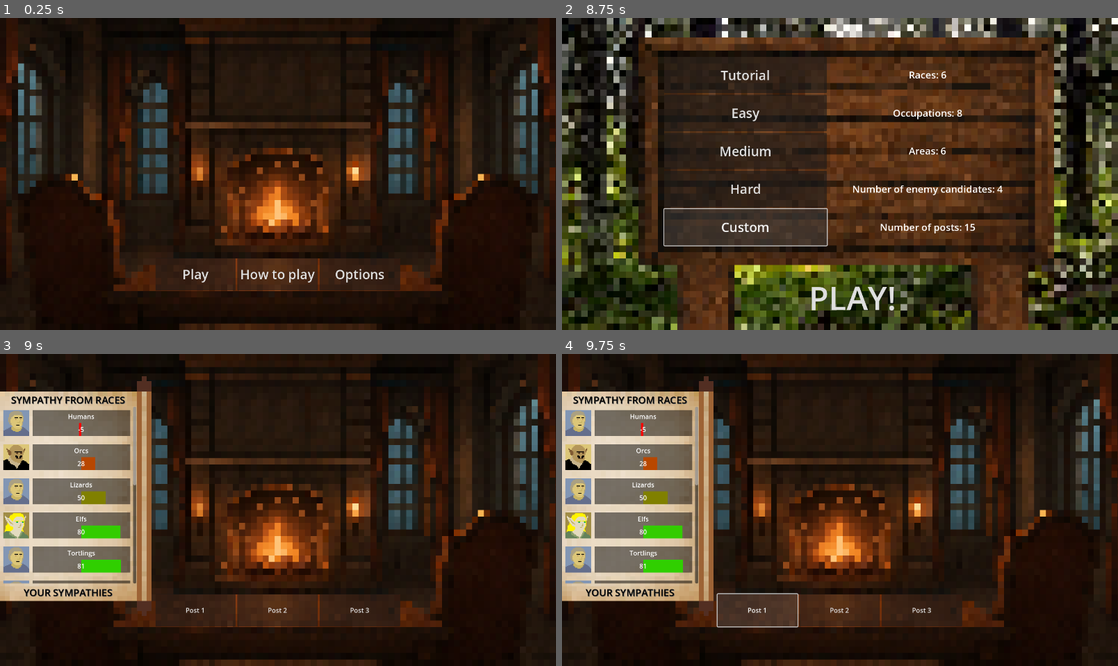
Above: before the commit, frames 1-4 (two rows, left to right).
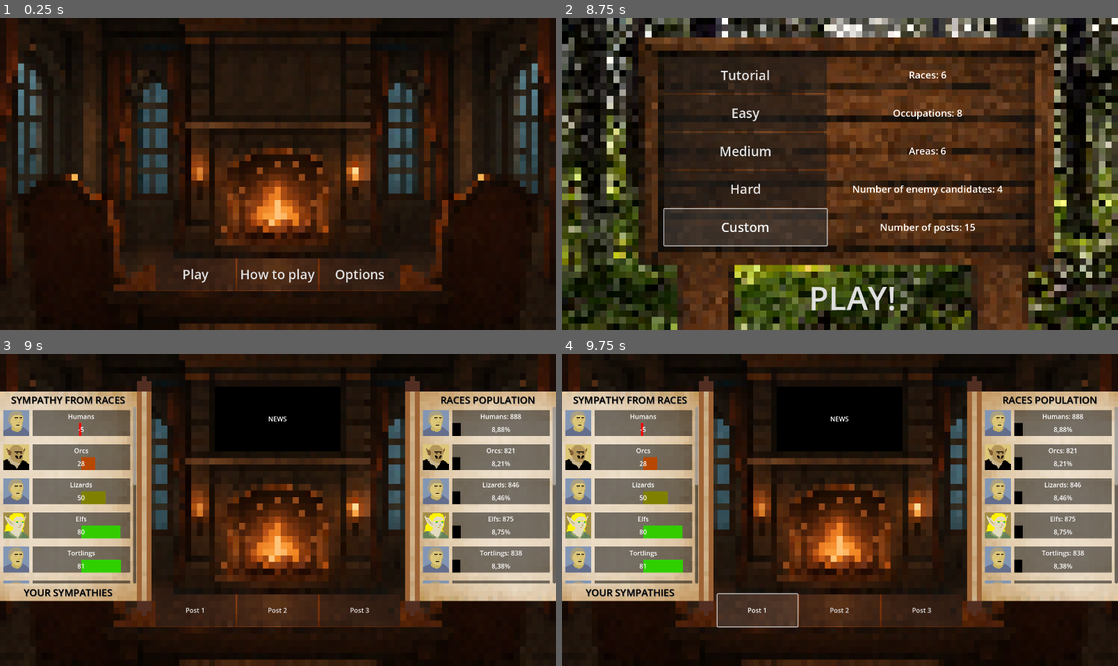
Above: after the commit, the same moments.

Repository: KonradKamilChwalowski/crowd-control-prot-1
Game: Godot game, scene res://Stages/MenuStage/menu_stage.tscn
The game is run twice, just before and just after one commit, with the same random seed, the same clock (stepped at 60 frames per second) and the same inputs.
Inputs:
- Up to frame 1 (0.25 s): no input
- Up to frame 2 (8.75 s): click "Play" at 0.5 s; click "PLAY!" at 1.25 s; click "PLAY!" at 2 s; click "Easy" at 2.75 s; click "Easy" at 3.5 s; click "Medium" at 4.25 s; click "Hard" at 5 s; click "Custom" at 5.75 s; click "Medium" at 6.5 s; click "Hard" at 7.25 s; click "Custom" at 8 s
- Up to frame 3 (9 s): click "PLAY!" at 8.75 s
- Up to frame 4 (9.75 s): click "Post 1" at 9.5 s

Frames 1-2 are identical in both runs. In frame 3, 23% of the frame differs, in the area x 38-100%, y 7-84%; in frame 4, 23%.

Commit message:
Add population scroll

Diff:
--- a/Entities/support_bar/support_bar.gd
+++ b/Entities/support_bar/support_bar.gd
@@ -29,3 +29,16 @@
 	support_bar.scale.x = support_percent
 	support_bar.position.x = 200
 	bar_label.text = str(int(support_percent * 100))
+
+func update_population(group_population: int):
+	if group_population < 0:
+		group_population = 0
+	if group_population > 10000:
+		group_population = 10000
+
+	var population_percent: float = float(group_population)/10000.0
+	support_bar.color = Color(0,0,0,1)
+	support_bar.scale.x = population_percent * 2
+	support_bar.position.x = 80
+	bar_label.text = str(int(population_percent * 100)) + "," + str(int(population_percent * 10000)%100) + "%"
+	name_label.text += ": " + str(group_population)
--- a/Stages/GameStage/game_stage.gd
+++ b/Stages/GameStage/game_stage.gd
@@ -1,69 +1,128 @@
 extends Node2D
 
 @onready var population_manager: Node2D = $PopulationManager
-@onready var support_label: Label = $Background/SupportTable/SupportLabel
-@onready var candidate_label: Label = $Background/SupportTable/CandidateLabel
-@onready var races_container: ScrollContainer = $Background/SupportTable/RacesScrollContainer
-@onready var works_container: ScrollContainer = $Background/SupportTable/WorksScrollContainer
-@onready var areas_container: ScrollContainer = $Background/SupportTable/AreasScrollContainer
+
+@onready var supp_group_label: Label = $Background/SupportScroll/SupportLabel
+@onready var supp_candidate_label: Label = $Background/SupportScroll/CandidateLabel
+@onready var supp_races_container: ScrollContainer = $Background/SupportScroll/RacesScrollContainer
+@onready var supp_works_container: ScrollContainer = $Background/SupportScroll/WorksScrollContainer
+@onready var supp_areas_container: ScrollContainer = $Background/SupportScroll/AreasScrollContainer
+
+@onready var population_group_label: Label = $Background/PopulationScroll/PopulationLabel
+@onready var population_races_container: ScrollContainer = $Background/PopulationScroll/RacesScrollContainer
+@onready var population_works_container: ScrollContainer = $Background/PopulationScroll/WorksScrollContainer
+@onready var population_areas_container: ScrollContainer = $Background/PopulationScroll/AreasScrollContainer
+
 @onready var support_bar := load("res://Entities/support_bar/support_bar.tscn")
 
-var support_counter: int = -1
+var supp_group_counter: int = -1
 var candidate_counter: int = -1
+var population_group_counter: int = -1
 
 func _ready() -> void:
 	instantiate_support_bars()
+	instantiate_population_bars()
 	_on_supp_switch_button_pressed()
 	_on_cand_switch_button_pressed()
+	_on_group_switch_button_pressed()
+	#new round
 
 
 func instantiate_support_bars() -> void:
 	for race_counter in game_manager.difficulty_settings[game_manager.difficulty_index][0]:
 		var t_bar = support_bar.instantiate()
-		races_container.get_child(0).add_child(t_bar)
+		supp_races_container.get_child(0).add_child(t_bar)
 		t_bar.name_bar(population_manager.groups["RG"][race_counter]["name_eng"])
 		t_bar.change_icon(population_manager.groups["RG"][race_counter]["id"])
 	for work_counter in game_manager.difficulty_settings[game_manager.difficulty_index][1]:
 		var t_bar = support_bar.instantiate()
-		works_container.get_child(0).add_child(t_bar)
+		supp_works_container.get_child(0).add_child(t_bar)
 		t_bar.name_bar(population_manager.groups["WG"][work_counter]["name_eng"])
 		t_bar.change_icon(population_manager.groups["WG"][work_counter]["id"])
 	for area_counter in game_manager.difficulty_settings[game_manager.difficulty_index][2]:
 		var t_bar = support_bar.instantiate()
-		areas_container.get_child(0).add_child(t_bar)
+		supp_areas_container.get_child(0).add_child(t_bar)
 		t_bar.name_bar(population_manager.groups["AG"][area_counter]["name_eng"])
 		t_bar.change_icon(population_manager.groups["AG"][area_counter]["id"])
 
+func instantiate_population_bars() -> void:
+	for race_counter in game_manager.difficulty_settings[game_manager.difficulty_index][0]:
+		var t_bar = support_bar.instantiate()
+		population_races_container.get_child(0).add_child(t_bar)
+		t_bar.name_bar(population_manager.groups["RG"][race_counter]["name_eng"])
+		t_bar.change_icon(population_manager.groups["RG"][race_counter]["id"])
+	for work_counter in game_manager.difficulty_settings[game_manager.difficulty_index][1]:
+		var t_bar = support_bar.instantiate()
+		population_works_container.get_child(0).add_child(t_bar)
+		t_bar.name_bar(population_manager.groups["WG"][work_counter]["name_eng"])
+		t_bar.change_icon(population_manager.groups["WG"][work_counter]["id"])
+	for area_counter in game_manager.difficulty_settings[game_manager.difficulty_index][2]:
+		var t_bar = support_bar.instantiate()
+		population_areas_container.get_child(0).add_child(t_bar)
+		t_bar.name_bar(population_manager.groups["AG"][area_counter]["name_eng"])
+		t_bar.change_icon(population_manager.groups["AG"][area_counter]["id"])
+	update_population()
+
 func update_support(candidate_index) -> void:
-	var race_bars_array: Array = races_container.get_child(0).get_children()
-	for race_bar_index in races_container.get_child(0).get_children().size():
+	var race_bars_array: Array = supp_races_container.get_child(0).get_children()
+	for race_bar_index in supp_races_container.get_child(0).get_children().size():
 		race_bars_array[race_bar_index].update_support(population_manager.candidates[candidate_index][0][race_bar_index])
 
-	var work_bars_array: Array = works_container.get_child(0).get_children()
-	for work_bar_index in works_container.get_child(0).get_children().size():
+	var work_bars_array: Array = supp_works_container.get_child(0).get_children()
+	for work_bar_index in supp_works_container.get_child(0).get_children().size():
 		work_bars_array[work_bar_index].update_support(population_manager.candidates[candidate_index][1][work_bar_index])
 
-	var area_bars_array: Array = areas_container.get_child(0).get_children()
-	for area_bar_index in areas_container.get_child(0).get_children().size():
+	var area_bars_array: Array = supp_areas_container.get_child(0).get_children()
+	for area_bar_index in supp_areas_container.get_child(0).get_children().size():
 		area_bars_array[area_bar_index].update_support(population_manager.candidates[candidate_index][2][area_bar_index])
 
+func update_population() -> void:
+	var race_bars_array: Array = population_races_container.get_child(0).get_children()
+	for race_bar_index in population_races_container.get_child(0).get_children().size():
+		race_bars_array[race_bar_index].update_population(population_manager.groups_population[0][race_bar_index])
+	var work_bars_array: Array = population_works_container.get_child(0).get_children()
+	for work_bar_index in supp_works_container.get_child(0).get_children().size():
+		work_bars_array[work_bar_index].update_population(population_manager.groups_population[1][work_bar_index])
+	var area_bars_array: Array = population_areas_container.get_child(0).get_children()
+	for area_bar_index in supp_areas_container.get_child(0).get_children().size():
+		area_bars_array[area_bar_index].update_population(population_manager.groups_population[2][area_bar_index])
+
 func _on_supp_switch_button_pressed() -> void:
-	support_counter += 1
-	if (support_counter % 3) == 0:
-		support_label.text = "Sympathy from races"
-		races_container.visible = true
-		works_container.visible = false
-		areas_container.visible = false
-	if (support_counter % 3) == 1:
-		support_label.text = "Sympathy from workers"
-		races_container.visible = false
-		works_container.visible = true
-		areas_container.visible = false
-	if (support_counter % 3) == 2:
-		support_label.text = "Sympathy from areas"
-		races_container.visible = false
-		works_container.visible = false
-		areas_container.visible = true
+	supp_group_counter += 1
+	if (supp_group_counter % 3) == 0:
+		supp_group_label.text = "Sympathy from races"
+		supp_races_container.visible = true
+		supp_works_container.visible = false
+		supp_areas_container.visible = false
+	if (supp_group_counter % 3) == 1:
+		supp_group_label.text = "Sympathy from workers"
+		supp_races_container.visible = false
+		supp_works_container.visible = true
+		supp_areas_container.visible = false
+	if (supp_group_counter % 3) == 2:
+		supp_group_label.text = "Sympathy from areas"
+		supp_races_container.visible = false
+		supp_works_container.visible = false
+		supp_areas_container.visible = true
+
+
+func _on_group_switch_button_pressed() -> void:
+	population_group_counter += 1
+	if (population_group_counter % 3) == 0:
+		population_group_label.text = "Races population"
+		population_races_container.visible = true
+		population_works_container.visible = false
+		population_areas_container.visible = false
+	if (population_group_counter % 3) == 1:
+		population_group_label.text = "Workers population"
+		population_races_container.visible = false
+		population_works_container.visible = true
+		population_areas_container.visible = false
+	if (population_group_counter % 3) == 2:
+		population_group_label.text = "Areas population"
+		population_races_container.visible = false
+		population_works_container.visible = false
+		population_areas_container.visible = true
 
 
 func _on_cand_switch_button_pressed() -> void:
@@ -71,6 +130,6 @@
 	update_support(candidate_counter % population_manager.candidates.size())
 	var candidate_index = candidate_counter % population_manager.candidates.size()
 	if (candidate_index) == 0:
-		candidate_label.text = "Your sympathies"
+		supp_candidate_label.text = "Your sympathies"
 	else:
-		candidate_label.text = "Sympathies of enemy " + str(candidate_index)
+		supp_candidate_label.text = "Sympathies of enemy " + str(candidate_index)
--- a/Stages/GameStage/game_stage.tscn
+++ b/Stages/GameStage/game_stage.tscn
@@ -1,9 +1,10 @@
-[gd_scene load_steps=5 format=3 uid="uid://5cr86765w11w"]
+[gd_scene load_steps=6 format=3 uid="uid://5cr86765w11w"]
 
 [ext_resource type="Texture2D" uid="uid://dhq4jmn56dxfq" path="res://Stages/GameStage/game_stage_background.png" id="1_fmqpx"]
 [ext_resource type="Script" uid="uid://sg5pu8j6khsx" path="res://Stages/GameStage/game_stage.gd" id="1_ggcax"]
 [ext_resource type="PackedScene" uid="uid://d317u2y08x6t6" path="res://Utilities/Population/population_manager.tscn" id="2_5w2tj"]
-[ext_resource type="Texture2D" uid="uid://cjbdqkvg8hfkq" path="res://Stages/GameStage/one_sided_scroll.png" id="2_j7o1g"]
+[ext_resource type="Texture2D" uid="uid://cjbdqkvg8hfkq" path="res://Stages/GameStage/one_sided_scroll_left.png" id="2_j7o1g"]
+[ext_resource type="Texture2D" uid="uid://drmat0k14vhyy" path="res://Stages/GameStage/one_sided_scroll_right.png" id="5_5w2tj"]
 
 [node name="GameStage" type="Node2D"]
 script = ExtResource("1_ggcax")
@@ -15,6 +16,182 @@
 offset_right = 40.0
 offset_bottom = 40.0
 texture = ExtResource("1_fmqpx")
+
+[node name="TVScreen" type="ColorRect" parent="Background"]
+custom_minimum_size = Vector2(309, 160)
+layout_mode = 0
+offset_left = 528.0
+offset_top = 80.0
+offset_right = 837.0
+offset_bottom = 240.0
+color = Color(0, 0, 0, 1)
+
+[node name="TVLabel" type="Label" parent="Background/TVScreen"]
+layout_mode = 1
+anchors_preset = 15
+anchor_right = 1.0
+anchor_bottom = 1.0
+grow_horizontal = 2
+grow_vertical = 2
+theme_override_font_sizes/font_size = 16
+text = "News"
+horizontal_alignment = 1
+vertical_alignment = 1
+uppercase = true
+
+[node name="SupportScroll" type="TextureRect" parent="Background"]
+layout_mode = 0
+offset_top = 30.0
+offset_right = 384.0
+offset_bottom = 670.0
+texture = ExtResource("2_j7o1g")
+
+[node name="SupportLabel" type="Label" parent="Background/SupportScroll"]
+custom_minimum_size = Vector2(335, 42)
+layout_mode = 0
+offset_top = 62.0
+offset_right = 335.0
+offset_bottom = 104.0
+theme_override_colors/font_color = Color(0, 0, 0, 1)
+theme_override_colors/font_shadow_color = Color(0.392157, 0.392157, 0.392157, 1)
+theme_override_font_sizes/font_size = 24
+text = "Support"
+horizontal_alignment = 1
+vertical_alignment = 1
+uppercase = true
+
+[node name="SuppSwitchButton" type="Button" parent="Background/SupportScroll/SupportLabel"]
+layout_mode = 1
+anchors_preset = 15
+anchor_right = 1.0
+anchor_bottom = 1.0
+grow_horizontal = 2
+grow_vertical = 2
+flat = true
+
+[node name="RacesScrollContainer" type="ScrollContainer" parent="Background/SupportScroll"]
+custom_minimum_size = Vector2(335, 435)
+layout_mode = 0
+offset_top = 100.0
+offset_right = 335.0
+offset_bottom = 535.0
+
+[node name="VBoxContainer" type="VBoxContainer" parent="Background/SupportScroll/RacesScrollContainer"]
+custom_minimum_size = Vector2(335, 435)
+layout_mode = 2
+
+[node name="WorksScrollContainer" type="ScrollContainer" parent="Background/SupportScroll"]
+custom_minimum_size = Vector2(335, 435)
+layout_mode = 0
+offset_top = 100.0
+offset_right = 335.0
+offset_bottom = 535.0
+
+[node name="VBoxContainer" type="VBoxContainer" parent="Background/SupportScroll/WorksScrollContainer"]
+custom_minimum_size = Vector2(335, 435)
+layout_mode = 2
+
+[node name="AreasScrollContainer" type="ScrollContainer" parent="Background/SupportScroll"]
+custom_minimum_size = Vector2(335, 435)
+layout_mode = 0
+offset_top = 100.0
+offset_right = 335.0
+offset_bottom = 535.0
+
+[node name="VBoxContainer" type="VBoxContainer" parent="Background/SupportScroll/AreasScrollContainer"]
+custom_minimum_size = Vector2(335, 435)
+layout_mode = 2
+
+[node name="CandidateLabel" type="Label" parent="Background/SupportScroll"]
+custom_minimum_size = Vector2(335, 42)
+layout_mode = 0
+offset_top = 536.0
+offset_right = 335.0
+offset_bottom = 578.0
+theme_override_colors/font_color = Color(0, 0, 0, 1)
+theme_override_colors/font_shadow_color = Color(0.392157, 0.392157, 0.392157, 1)
+theme_override_font_sizes/font_size = 24
+text = "Candidate"
+horizontal_alignment = 1
+vertical_alignment = 1
+uppercase = true
+
+[node name="CandSwitchButton" type="Button" parent="Background/SupportScroll/CandidateLabel"]
+layout_mode = 1
+anchors_preset = 15
+anchor_right = 1.0
+anchor_bottom = 1.0
+grow_horizontal = 2
+grow_vertical = 2
+flat = true
+
+[node name="PopulationScroll" type="TextureRect" parent="Background"]
+layout_mode = 0
+offset_left = 983.0
+offset_top = 30.0
+offset_right = 1367.0
+offset_bottom = 670.0
+texture = ExtResource("5_5w2tj")
+
+[node name="PopulationLabel" type="Label" parent="Background/PopulationScroll"]
+custom_minimum_size = Vector2(335, 42)
+layout_mode = 0
+offset_left = 48.0
+offset_top = 62.0
+offset_right = 383.0
+offset_bottom = 104.0
+theme_override_colors/font_color = Color(0, 0, 0, 1)
+theme_override_colors/font_shadow_color = Color(0.392157, 0.392157, 0.392157, 1)
+theme_override_font_sizes/font_size = 24
+text = "Population"
+horizontal_alignment = 1
+vertical_alignment = 1
+uppercase = true
+
+[node name="GroupSwitchButton" type="Button" parent="Background/PopulationScroll/PopulationLabel"]
+layout_mode = 1
+anchors_preset = 15
+anchor_right = 1.0
+anchor_bottom = 1.0
+grow_horizontal = 2
+grow_vertical = 2
+flat = true
+
+[node name="RacesScrollContainer" type="ScrollContainer" parent="Background/PopulationScroll"]
+custom_minimum_size = Vector2(335, 435)
+layout_mode = 0
+offset_left = 48.0
+offset_top = 100.0
+offset_right = 383.0
+offset_bottom = 535.0
+
+[node name="VBoxContainer" type="VBoxContainer" parent="Background/PopulationScroll/RacesScrollContainer"]
+custom_minimum_size = Vector2(335, 435)
+layout_mode = 2
+
+[node name="WorksScrollContainer" type="ScrollContainer" parent="Background/PopulationScroll"]
+custom_minimum_size = Vector2(335, 435)
+layout_mode = 0
+offset_left = 48.0
+offset_top = 100.0
+offset_right = 383.0
+offset_bottom = 535.0
+
+[node name="VBoxContainer" type="VBoxContainer" parent="Background/PopulationScroll/WorksScrollContainer"]
+custom_minimum_size = Vector2(335, 435)
+layout_mode = 2
+
+[node name="AreasScrollContainer" type="ScrollContainer" parent="Background/PopulationScroll"]
+custom_minimum_size = Vector2(335, 435)
+layout_mode = 0
+offset_left = 48.0
+offset_top = 100.0
+offset_right = 383.0
+offset_bottom = 535.0
+
+[node name="VBoxContainer" type="VBoxContainer" parent="Background/PopulationScroll/AreasScrollContainer"]
+custom_minimum_size = Vector2(335, 435)
+layout_mode = 2
 
 [node name="VBoxContainer" type="HBoxContainer" parent="Background"]
 layout_mode = 1
@@ -41,89 +218,6 @@
 size_flags_horizontal = 3
 text = "Post 3"
 
-[node name="SupportTable" type="TextureRect" parent="Background"]
-layout_mode = 0
-offset_top = 30.0
-offset_right = 384.0
-offset_bottom = 670.0
-texture = ExtResource("2_j7o1g")
-
-[node name="SupportLabel" type="Label" parent="Background/SupportTable"]
-layout_mode = 0
-offset_top = 62.0
-offset_right = 335.0
-offset_bottom = 104.0
-theme_override_colors/font_color = Color(0, 0, 0, 1)
-theme_override_colors/font_shadow_color = Color(0.392157, 0.392157, 0.392157, 1)
-theme_override_font_sizes/font_size = 24
-text = "Support"
-horizontal_alignment = 1
-vertical_alignment = 1
-uppercase = true
-
-[node name="SuppSwitchButton" type="Button" parent="Background/SupportTable/SupportLabel"]
-layout_mode = 1
-anchors_preset = 15
-anchor_right = 1.0
-anchor_bottom = 1.0
-grow_horizontal = 2
-grow_vertical = 2
-flat = true
-
-[node name="RacesScrollContainer" type="ScrollContainer" parent="Background/SupportTable"]
-custom_minimum_size = Vector2(335, 435)
-layout_mode = 0
-offset_top = 100.0
-offset_right = 335.0
-offset_bottom = 535.0
-
-[node name="VBoxContainer" type="VBoxContainer" parent="Background/SupportTable/RacesScrollContainer"]
-custom_minimum_size = Vector2(335, 435)
-layout_mode = 2
-
-[node name="WorksScrollContainer" type="ScrollContainer" parent="Background/SupportTable"]
-custom_minimum_size = Vector2(335, 435)
-layout_mode = 0
-offset_top = 100.0
-offset_right = 335.0
-offset_bottom = 535.0
-
-[node name="VBoxContainer" type="VBoxContainer" parent="Background/SupportTable/WorksScrollContainer"]
-custom_minimum_size = Vector2(335, 435)
-layout_mode = 2
-
-[node name="AreasScrollContainer" type="ScrollContainer" parent="Background/SupportTable"]
-custom_minimum_size = Vector2(335, 435)
-layout_mode = 0
-offset_top = 100.0
-offset_right = 335.0
-offset_bottom = 535.0
-
-[node name="VBoxContainer" type="VBoxContainer" parent="Background/SupportTable/AreasScrollContainer"]
-custom_minimum_size = Vector2(335, 435)
-layout_mode = 2
-
-[node name="CandidateLabel" type="Label" parent="Background/SupportTable"]
-layout_mode = 0
-offset_top = 536.0
-offset_right = 335.0
-offset_bottom = 578.0
-theme_override_colors/font_color = Color(0, 0, 0, 1)
-theme_override_colors/font_shadow_color = Color(0.392157, 0.392157, 0.392157, 1)
-theme_override_font_sizes/font_size = 24
-text = "Candidate"
-horizontal_alignment = 1
-vertical_alignment = 1
-uppercase = true
-
-[node name="CandSwitchButton" type="Button" parent="Background/SupportTable/CandidateLabel"]
-layout_mode = 1
-anchors_preset = 15
-anchor_right = 1.0
-anchor_bottom = 1.0
-grow_horizontal = 2
-grow_vertical = 2
-flat = true
-
-[connection signal="pressed" from="Background/SupportTable/SupportLabel/SuppSwitchButton" to="." method="_on_supp_switch_button_pressed"]
-[connection signal="pressed" from="Background/SupportTable/CandidateLabel/CandSwitchButton" to="." method="_on_cand_switch_button_pressed"]
+[connection signal="pressed" from="Background/SupportScroll/SupportLabel/SuppSwitchButton" to="." method="_on_supp_switch_button_pressed"]
+[connection signal="pressed" from="Background/SupportScroll/CandidateLabel/CandSwitchButton" to="." method="_on_cand_switch_button_pressed"]
+[connection signal="pressed" from="Background/PopulationScroll/PopulationLabel/GroupSwitchButton" to="." method="_on_group_switch_button_pressed"]
--- a/Utilities/Population/population_manager.gd
+++ b/Utilities/Population/population_manager.gd
@@ -4,6 +4,7 @@
 @onready var groups: Dictionary = load_groups()
 
 var population: Array = []
+var groups_population: Array = [[],[],[]]
 var groups_restrictions: Array = [[],[],[]]
 var candidates: Array = []
 var votes: Array = []
@@ -13,6 +14,7 @@
 	load_diff_restrictions()
 	generate_population()
 	generate_candidates()
+	print(groups_population)
 	votes = calculate_support()
 
 
@@ -45,7 +47,16 @@
 	var avaible_works_for_race: Array = []
 	var avaible_works: Array = []
 	var citizen_work_id: int
-	for citizen_index in 4:
+
+	# Make array of zeros
+	for race_i in game_manager.difficulty_settings[game_manager.difficulty_index][0]:
+		groups_population[0].append(0)
+	for work_i in game_manager.difficulty_settings[game_manager.difficulty_index][1]:
+		groups_population[1].append(0)
+	for area_i in game_manager.difficulty_settings[game_manager.difficulty_index][2]:
+		groups_population[2].append(0)
+
+	for citizen_index in 10000:
 		# Assign random area id from restricted
 		citizen_area_id = int(groups_restrictions[2][randi() % groups_restrictions[2].size()])
 
@@ -75,6 +86,10 @@
 
 		# Adds citizen to population
 		population.append(citizen)
+
+		# Count +1 in groups_population
+		for group_index in groups_population.size():
+			groups_population[group_index][groups_restrictions[group_index].find(citizen[group_index])] += 1
 
 
 func generate_candidates() -> void:
Renamed: Stages/GameStage/one_sided_scroll.png -> Stages/GameStage/one_sided_scroll_left.png
Not shown, changed: Stages/GameStage/one_sided_scroll_left.png.import
Binary file added: Stages/GameStage/one_sided_scroll_right.png
Not shown, added: Stages/GameStage/one_sided_scroll_right.png.import
